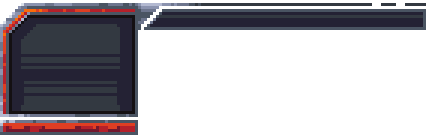
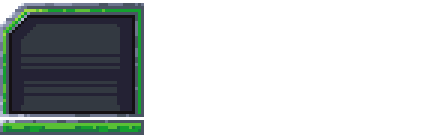
Two versions of the same layered image (429x135). Layer-by-layer changes:
added layer "chat" above "deadred" over [3, 3, 144, 135]
hid "deadred" over [3, 9, 135, 132]
hid "Layer 2" over [3, 3, 426, 135]
